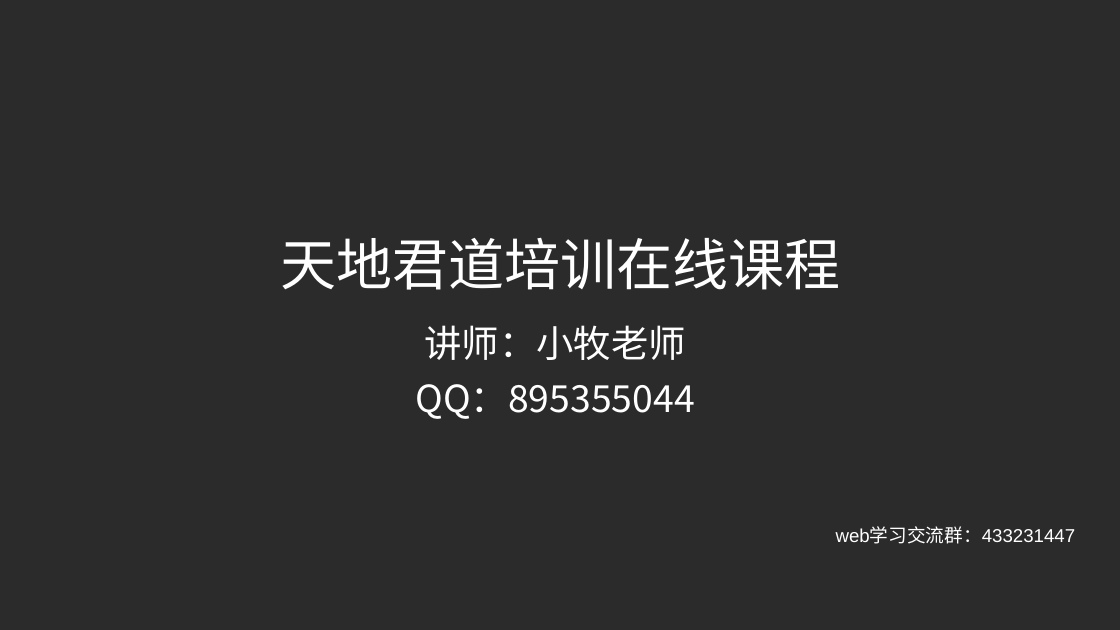
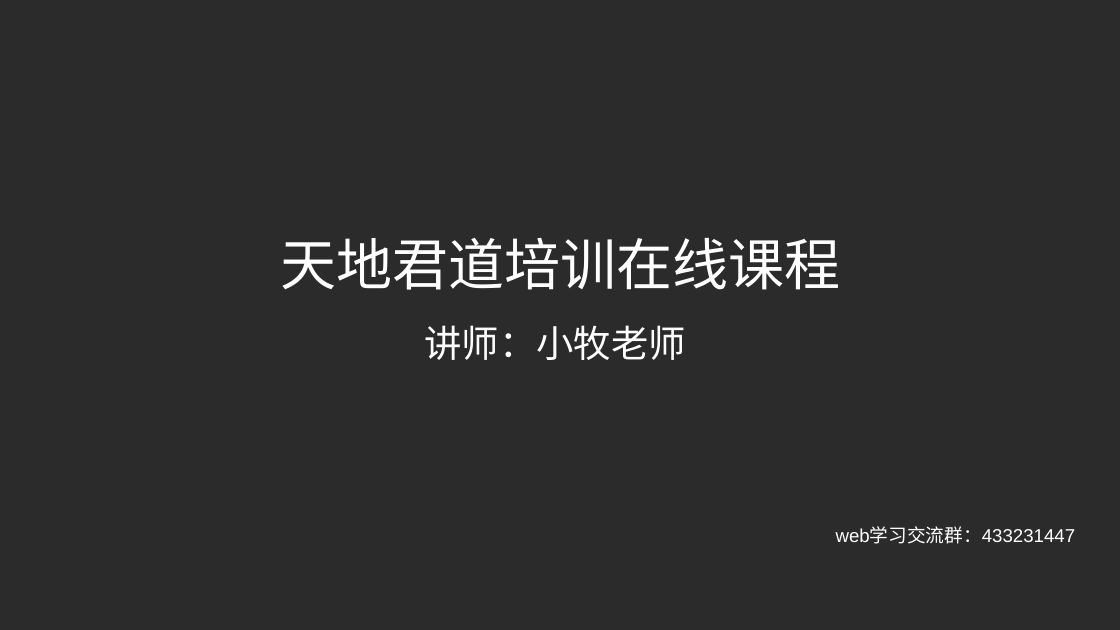
Before and after one commit to XiaoMuCOOL/HTML5, a slide deck: slide 1 of 02.javascript动态轮播图/javascript动态轮播图.ppt. Drawn at 1120x630 pixels with LibreOffice and Linux fonts; fonts in the diff are those of the drawing; background and template pictures are left out; a plain dark background stands for a picture behind light text. Boxes give left, top, right and bottom in pixels: in the first picture for what was removed or moved away, otherwise in the second. Text is boxed around its words. In the diff, an @@ line names an element or a change of style, - is before the commit and + after.

```diff
--- a/02.javascript动态轮播图/javascript动态轮播图.ppt
+++ b/02.javascript动态轮播图/javascript动态轮播图.ppt
@@ subtitle at [416, 384, 695, 419]: paragraph removed @@
-QQ：895355044
```
Also in this commit, not shown: 1 other slide changed, 2 other files.
